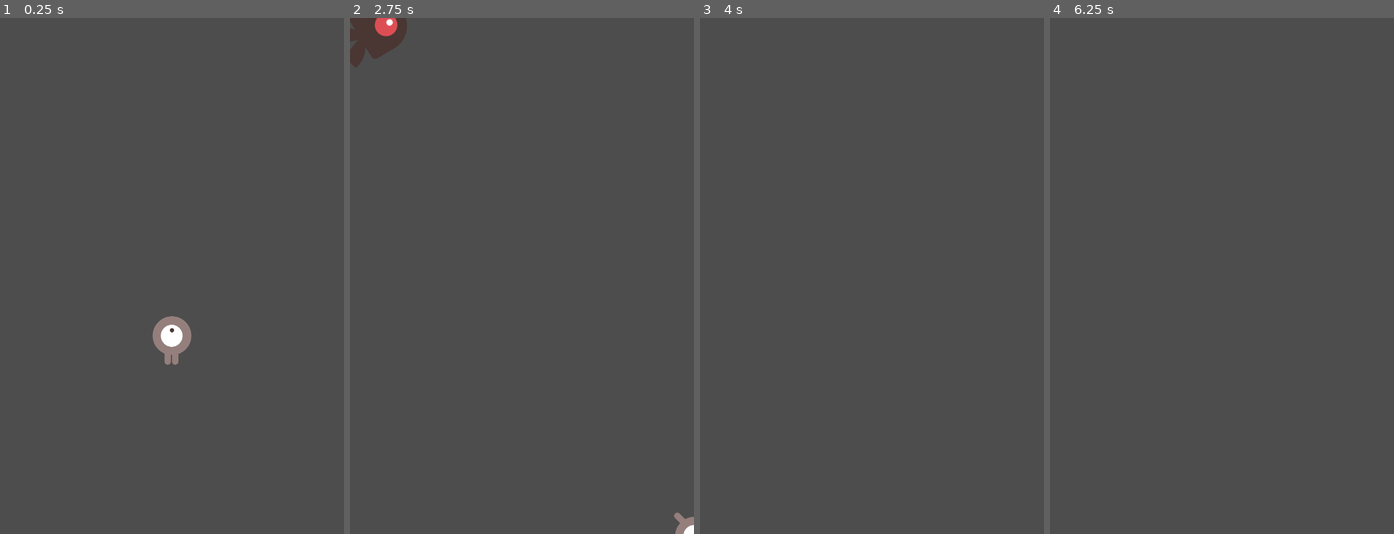
Above: before the commit, frames 1-4 (left to right).
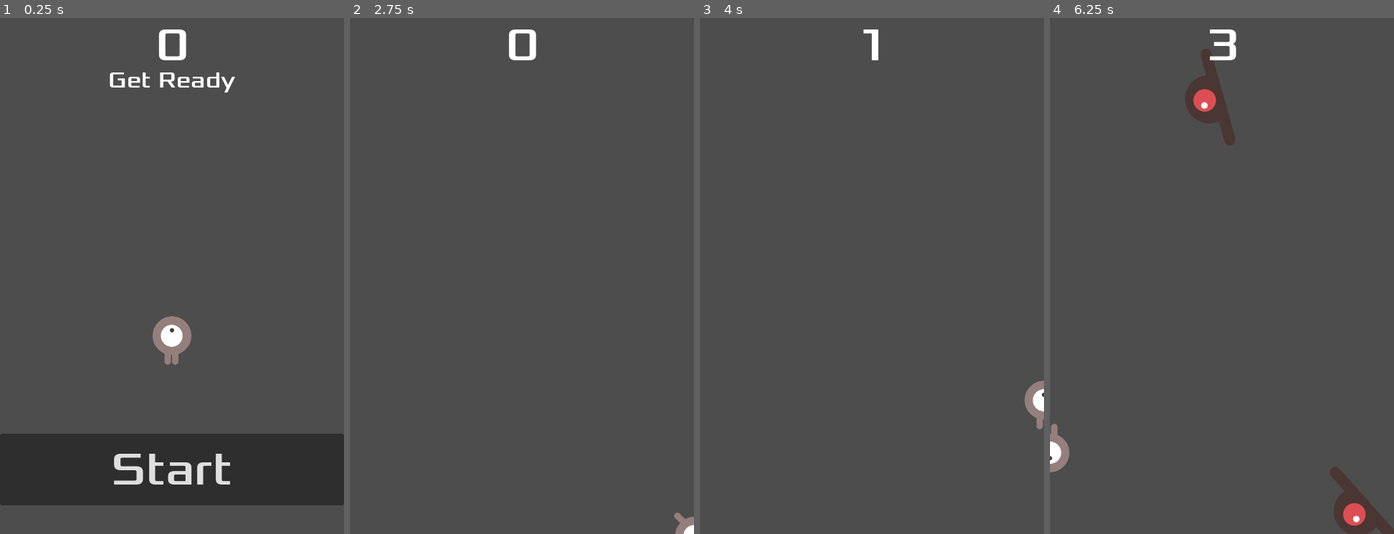
Above: after the commit, the same moments.

Repository: MenshikovMakxim/dodge_the_creeps
Game: Godot game, scene res://main.tscn
The game is run twice, just before and just after one commit, with the same random seed, the same clock (stepped at 60 frames per second) and the same inputs.
Inputs (mouse positions are in pixels of both pictures, inside the frame that each line leads up to):
- Up to frame 1 (0.25 s): no input
- Up to frame 2 (2.75 s): click (522, 472) at 0.5 s, where only the run after the commit has a clickable "Start"; tap Enter at 1.25 s; hold Right (move_right) 1.28-2.03 s; hold Down (move_down) from 2.03 s (still down)
- Up to frame 3 (4 s): release Down (move_down) at 2.78 s; hold Right (move_right) 2.78-3.53 s; hold Up (move_up) from 3.53 s (still down)
- Up to frame 4 (6.25 s): release Up (move_up) at 4.28 s; hold Left (move_left) 4.28-5.78 s; hold Down (move_down) from 5.78 s (still down)

The runs differ from the first frame. In frame 1, 15% of the frame differs, in the area x 0-100%, y 2-95%; in frame 2, 1.4%; in frame 3, 0.5%; in frame 4, 2.9%.

Commit message:
Додано HUD

Diff:
--- /dev/null
+++ b/dodge-the-creeps/hud.gd
@@ -0,0 +1,33 @@
+extends CanvasLayer
+
+signal start_game
+
+func update_score(score):
+	$ScoreLabel.text = str(score)
+
+func show_message(text):
+	$Message.text = text
+	$Message.show()
+	$MessageTimer.start()
+
+func show_game_over():
+	show_message("Game Over")
+	# Wait until the MessageTimer has counted down.
+	await $MessageTimer.timeout
+
+	$Message.text = "Dodge the Creeps!"
+	$Message.show()
+	# Make a one-shot timer and wait for it to finish.
+	await get_tree().create_timer(1.0).timeout
+	$StartButton.show()
+
+
+
+func _on_message_timer_timeout() -> void:
+	$Message.hide()
+
+
+
+func _on_start_button_pressed() -> void:
+	$StartButton.hide()
+	start_game.emit()
--- /dev/null
+++ b/dodge-the-creeps/hud.tscn
@@ -0,0 +1,61 @@
+[gd_scene load_steps=3 format=3 uid="uid://bya5laabl0pxf"]
+
+[ext_resource type="Script" uid="uid://c4knnt2rnt8bx" path="res://hud.gd" id="1_64ctp"]
+[ext_resource type="FontFile" uid="uid://8ai7l4s42h0j" path="res://fonts/Xolonium-Regular.ttf" id="2_8sq4i"]
+
+[node name="HUD" type="CanvasLayer"]
+script = ExtResource("1_64ctp")
+
+[node name="Message" type="Label" parent="."]
+anchors_preset = 10
+anchor_right = 1.0
+offset_top = 48.0
+offset_bottom = 126.0
+grow_horizontal = 2
+theme_override_fonts/font = ExtResource("2_8sq4i")
+theme_override_font_sizes/font_size = 32
+text = "Dodge the Creeps!"
+horizontal_alignment = 1
+vertical_alignment = 1
+autowrap_mode = 2
+metadata/_edit_lock_ = true
+
+[node name="ScoreLabel" type="Label" parent="."]
+anchors_preset = -1
+anchor_right = 1.0
+anchor_bottom = 0.108
+offset_left = 1.0
+offset_top = -1.0
+offset_right = 1.0
+offset_bottom = -0.760002
+grow_horizontal = 2
+size_flags_horizontal = 4
+theme_override_fonts/font = ExtResource("2_8sq4i")
+theme_override_font_sizes/font_size = 64
+text = "0"
+horizontal_alignment = 1
+vertical_alignment = 1
+metadata/_edit_use_anchors_ = true
+metadata/_edit_lock_ = true
+
+[node name="StartButton" type="Button" parent="."]
+custom_minimum_size = Vector2(200, 100)
+anchors_preset = 12
+anchor_top = 1.0
+anchor_right = 1.0
+anchor_bottom = 1.0
+offset_top = -140.0
+offset_bottom = -40.0
+grow_horizontal = 2
+grow_vertical = 0
+theme_override_fonts/font = ExtResource("2_8sq4i")
+theme_override_font_sizes/font_size = 64
+text = "Start"
+metadata/_edit_lock_ = true
+
+[node name="MessageTimer" type="Timer" parent="."]
+wait_time = 2.0
+one_shot = true
+
+[connection signal="pressed" from="StartButton" to="." method="_on_start_button_pressed"]
+[connection signal="timeout" from="MessageTimer" to="." method="_on_message_timer_timeout"]
--- a/dodge-the-creeps/main.gd
+++ b/dodge-the-creeps/main.gd
@@ -10,9 +10,12 @@
 	score = 0
 	$Player.start($StartPosition.position)
 	$StartTimer.start()
+	$HUD.update_score(score)
+	$HUD.show_message("Get Ready")
 
 func _on_score_timer_timeout() -> void:
 	score += 1
+	$HUD.update_score(score)
 
 func _on_start_timer_timeout() -> void:
 	$MobTimer.start()
@@ -40,3 +43,4 @@
 func game_overr() -> void:
 	$ScoreTimer.stop()
 	$MobTimer.stop()
+	$HUD.show_game_over()
--- a/dodge-the-creeps/main.tscn
+++ b/dodge-the-creeps/main.tscn
@@ -1,8 +1,9 @@
-[gd_scene load_steps=5 format=3 uid="uid://ude6i5wxije4"]
+[gd_scene load_steps=6 format=3 uid="uid://ude6i5wxije4"]
 
 [ext_resource type="PackedScene" uid="uid://mpdgjbdvuki" path="res://player.tscn" id="1_0xm2m"]
 [ext_resource type="Script" uid="uid://dbyqvqyclig6g" path="res://main.gd" id="1_h2yge"]
 [ext_resource type="PackedScene" uid="uid://d32fxwnvijvar" path="res://mob.tscn" id="2_h2yge"]
+[ext_resource type="PackedScene" uid="uid://bya5laabl0pxf" path="res://hud.tscn" id="4_1bvp3"]
 
 [sub_resource type="Curve2D" id="Curve2D_1bvp3"]
 _data = {
@@ -18,7 +19,7 @@
 position = Vector2(240, 450)
 
 [node name="MobTimer" type="Timer" parent="."]
-wait_time = 0.5
+wait_time = 0.831
 
 [node name="ScoreTimer" type="Timer" parent="."]
 
@@ -36,7 +37,7 @@
 metadata/_edit_lock_ = true
 
 [node name="MobSpawnLocation" type="PathFollow2D" parent="MobPath"]
-position = Vector2(-0.108002, 11.9226)
+position = Vector2(-0.108, 3.96685)
 
 [node name="Label" type="Label" parent="."]
 offset_left = 224.0
@@ -44,7 +45,10 @@
 offset_right = 264.0
 offset_bottom = 127.0
 
+[node name="HUD" parent="." instance=ExtResource("4_1bvp3")]
+
 [connection signal="hit" from="Player" to="." method="game_overr"]
 [connection signal="timeout" from="MobTimer" to="." method="_on_mob_timer_timeout"]
 [connection signal="timeout" from="ScoreTimer" to="." method="_on_score_timer_timeout"]
 [connection signal="timeout" from="StartTimer" to="." method="_on_start_timer_timeout"]
+[connection signal="start_game" from="HUD" to="." method="new_game"]
Not shown, added: dodge-the-creeps/hud.gd.uid
